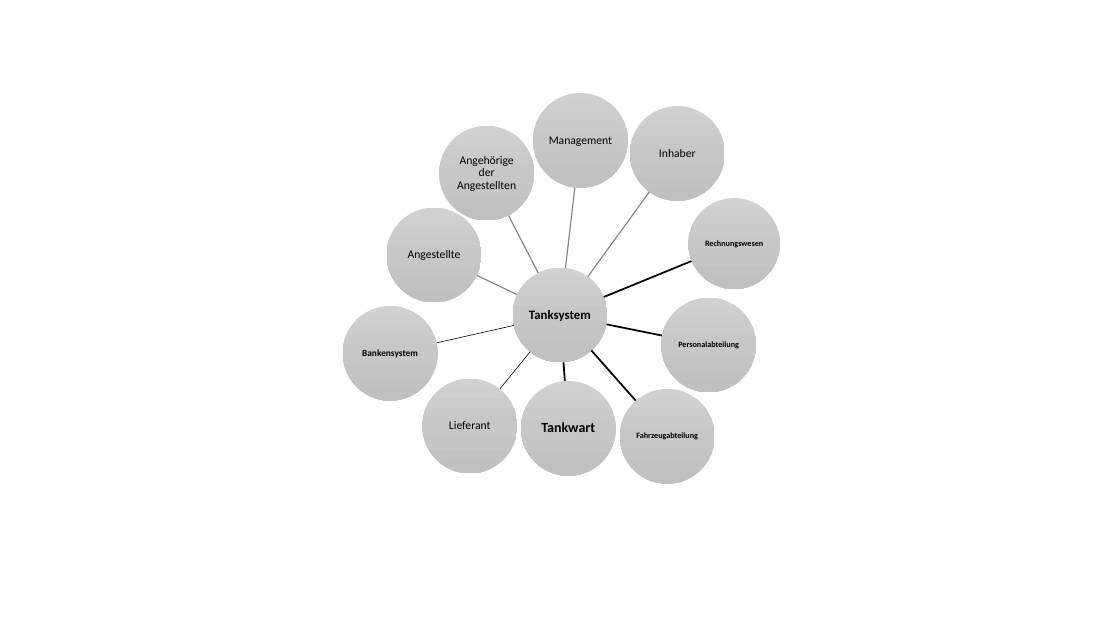
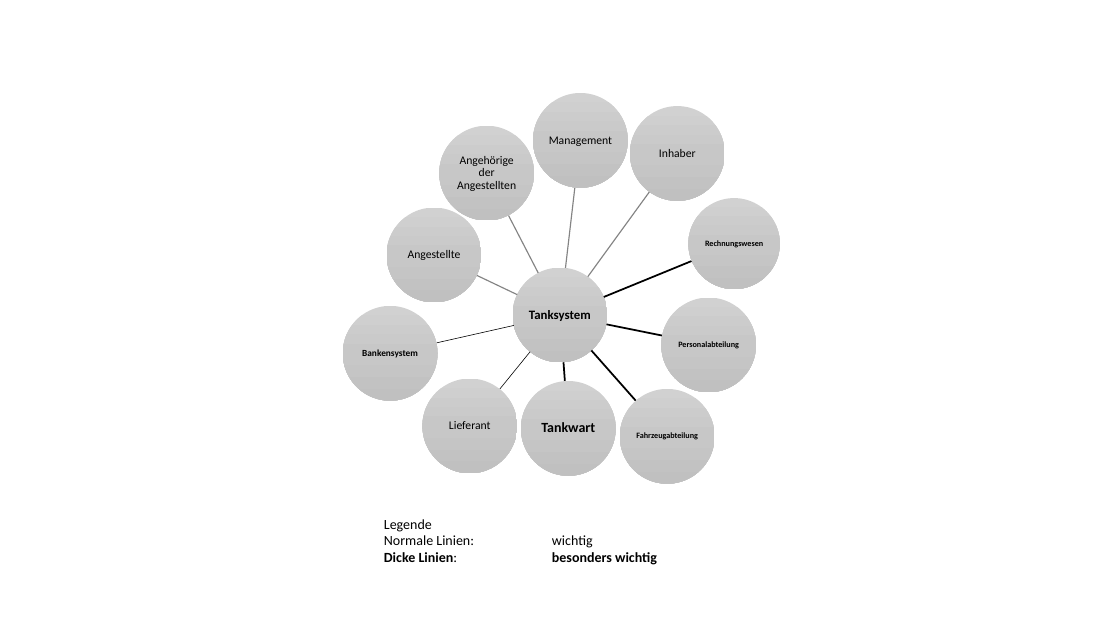
Before and after one commit to Ben1980/REProjekt, a slide deck: slide 1 of Stakeholder.pptx. Drawn at 1120x630 pixels with LibreOffice and Linux fonts; fonts in the diff are those of the drawing. Boxes give left, top, right and bottom in pixels: in the first picture for what was removed or moved away, otherwise in the second. Text is boxed around its words. In the diff, an @@ line names an element or a change of style, - is before the commit and + after.

```diff
--- a/Stakeholder.pptx
+++ b/Stakeholder.pptx
@@ text added at (x1=384, y1=519, x2=657, y2=565), 12 pt, text #000000 @@
+Legende
+Normale Linien: wichtig
+Dicke Linien: besonders wichtig
```
Also in this commit, not shown: 2 other files.
